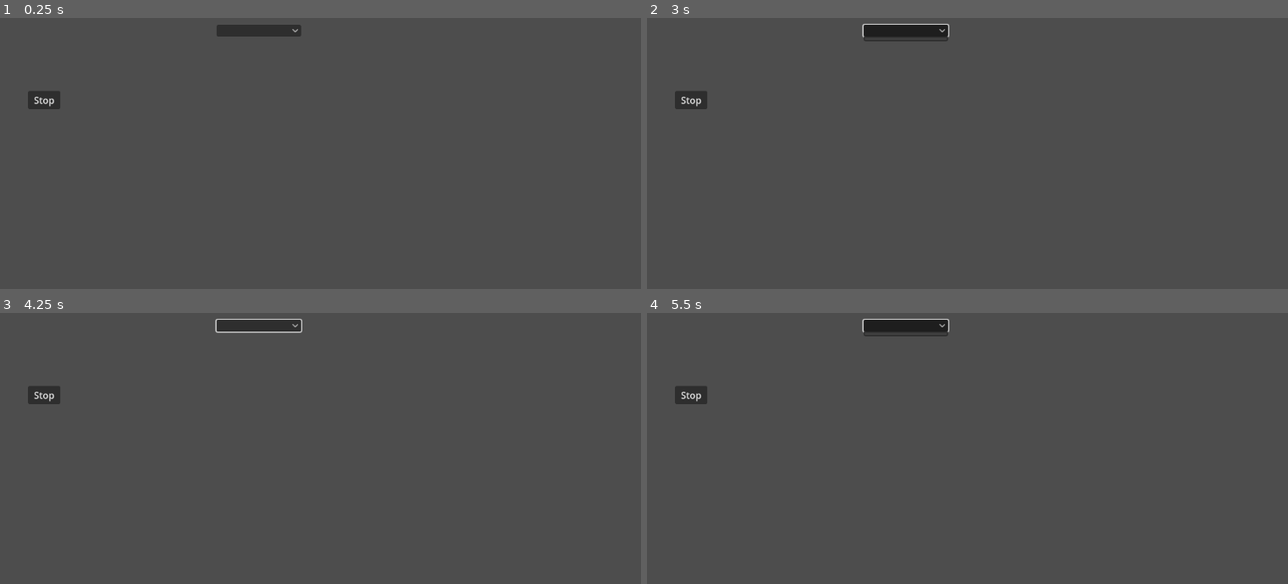
Above: before the commit, frames 1-4 (two rows, left to right).
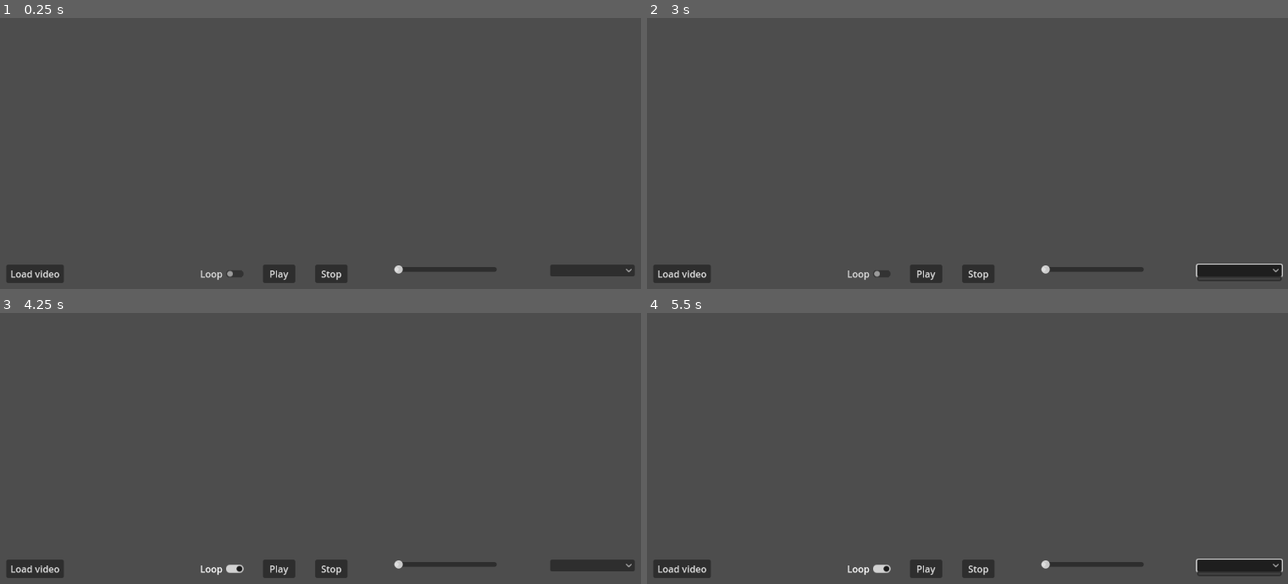
Above: after the commit, the same moments.

Repository: theRealDyer/VideoMouseTrackingSoftware
Game: Godot game, scene res://mainVideoTest.tscn
The game is run twice, just before and just after one commit, with the same random seed, the same clock (stepped at 60 frames per second) and the same inputs.
Inputs (mouse positions are in pixels of both pictures, inside the frame that each line leads up to; where the layout moved, square brackets give the same spot in the first picture):
- Up to frame 1 (0.25 s): no input
- Up to frame 2 (3 s): click (929, 272) at 0.5 s, where only the run after the commit has a clickable "Play"; click (929, 272) at 1.25 s, where only the run after the commit has a clickable "Play"; click "Stop" at 2 s; click (1236, 270) [903, 31] at 2.75 s
- Up to frame 3 (4.25 s): click (224, 567) at 3.5 s, where only the run after the commit has a clickable "Loop"
- Up to frame 4 (5.5 s): click "Stop" at 4.25 s; click (1236, 565) [903, 326] at 5 s

The runs differ from the first frame. In frame 1, 3.0% of the frame differs, in the area x 1-99%, y 2-98%; in frame 2, 3.3%; in frame 3, 3.2%; in frame 4, 3.3%, in the area x 1-100%, y 2-98%.

Commit message:
fixed merge issues.

Diff:
--- a/mainVideoTest.tscn
+++ b/mainVideoTest.tscn
@@ -43,58 +43,54 @@
 
 [node name="LoadVideo" type="Button" parent="."]
 layout_mode = 0
-offset_left = -488.0
-offset_top = 262.0
-offset_right = -390.0
-offset_bottom = 293.0
+offset_left = 54.0
+offset_top = 569.0
+offset_right = 152.0
+offset_bottom = 600.0
 text = "Load video"
 
 [node name="Start" type="Button" parent="."]
-visible = false
 layout_mode = 0
-offset_left = 21.0
-offset_top = 272.0
-offset_right = 76.0
-offset_bottom = 303.0
+offset_left = 491.0
+offset_top = 569.0
+offset_right = 546.0
+offset_bottom = 600.0
 text = "Play"
 
 [node name="Stop" type="Button" parent="."]
 layout_mode = 0
-offset_left = 91.0
-offset_top = 272.0
-offset_right = 146.0
-offset_bottom = 303.0
+offset_left = 580.0
+offset_top = 569.0
+offset_right = 635.0
+offset_bottom = 600.0
 text = "Stop
 "
 
 [node name="Loop" type="CheckButton" parent="."]
-visible = false
 layout_mode = 0
-offset_left = 488.0
-offset_top = 593.0
-offset_right = 575.0
-offset_bottom = 624.0
+offset_left = 378.0
+offset_top = 569.0
+offset_right = 465.0
+offset_bottom = 600.0
 text = "Loop"
 
 [node name="DropDown" type="OptionButton" parent="."]
 layout_mode = 0
-offset_left = 412.0
-offset_top = 159.0
-offset_right = 556.0
-offset_bottom = 179.0
+offset_left = 980.0
+offset_top = 569.0
+offset_right = 1124.0
+offset_bottom = 589.0
 
 [node name="Zoom" type="HSlider" parent="."]
-visible = false
 layout_mode = 0
-offset_left = 712.0
-offset_top = 600.0
-offset_right = 887.0
-offset_bottom = 616.0
+offset_left = 714.0
+offset_top = 569.0
+offset_right = 889.0
+offset_bottom = 585.0
 min_value = 1.0
 max_value = 10.0
 step = 0.1
 value = 1.0
 
-
 [connection signal="file_selected" from="FileDialog" to="." method="_on_file_dialog_file_selected"]
 [connection signal="pressed" from="LoadVideo" to="." method="_on_load_image_pressed"]
